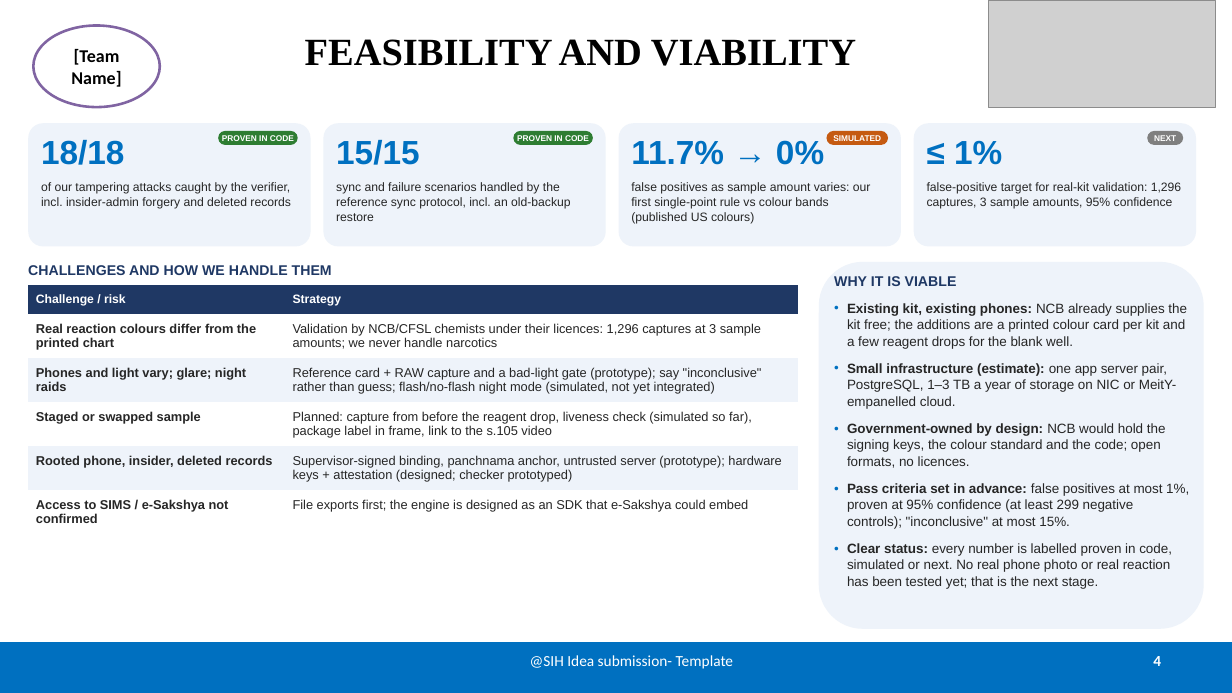
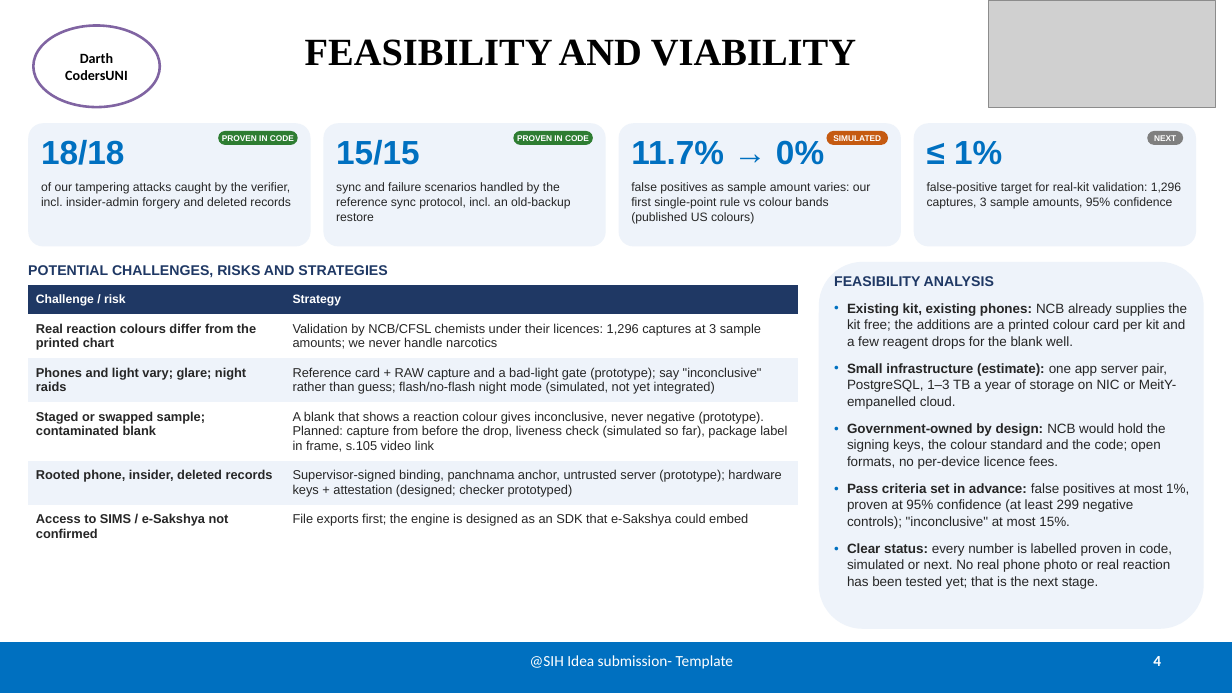
Before and after one commit to Harshith029/fieldtest-recorder, a slide deck: slide 4 of docs/deck/SIH26231_Idea_Submission.pptx. Drawn at 1232x693 pixels with LibreOffice and Linux fonts; fonts in the diff are those of the drawing; grey boxes stand for pictures. Boxes give left, top, right and bottom in pixels: in the first picture for what was removed or moved away, otherwise in the second. Text is boxed around its words. In the diff, an @@ line names an element or a change of style, - is before the commit and + after.

```diff
--- a/docs/deck/SIH26231_Idea_Submission.pptx
+++ b/docs/deck/SIH26231_Idea_Submission.pptx
@@ text in ellipse at (65, 53, 128, 80): text changed; size 14 to 11 pt @@
-[Team Name]
+Darth CodersUNI
@@ text at (28, 265, 387, 277): text changed @@
-CHALLENGES AND HOW WE HANDLE THEM
+POTENTIAL CHALLENGES, RISKS AND STRATEGIES
@@ table at (29, 285, 799, 618) @@
-row 4, column 1: Staged or swapped sample
+row 4, column 1: Staged or swapped sample; contaminated blank
-row 4, column 2: Planned: capture from before the reagent drop, liveness check (simulated so far), package label in frame, link to the s.105 video
+row 4, column 2: A blank that shows a reaction colour gives inconclusive, never negative (prototype). Planned: capture from before the drop, liveness check (simulated so far), package label in frame, s.105 video link
@@ text at (834, 276, 994, 286): text changed @@
-WHY IT IS VIABLE
+FEASIBILITY ANALYSIS
@@ text at (847, 423, 1166, 469): text changed @@
-• Government-owned by design: NCB would hold the signing keys, the colour standard and the code; open formats, no licences.
+• Government-owned by design: NCB would hold the signing keys, the colour standard and the code; open formats, no per-device licence fees.
```
Also in this commit, not shown: 5 other slides changed, 22 other files.
